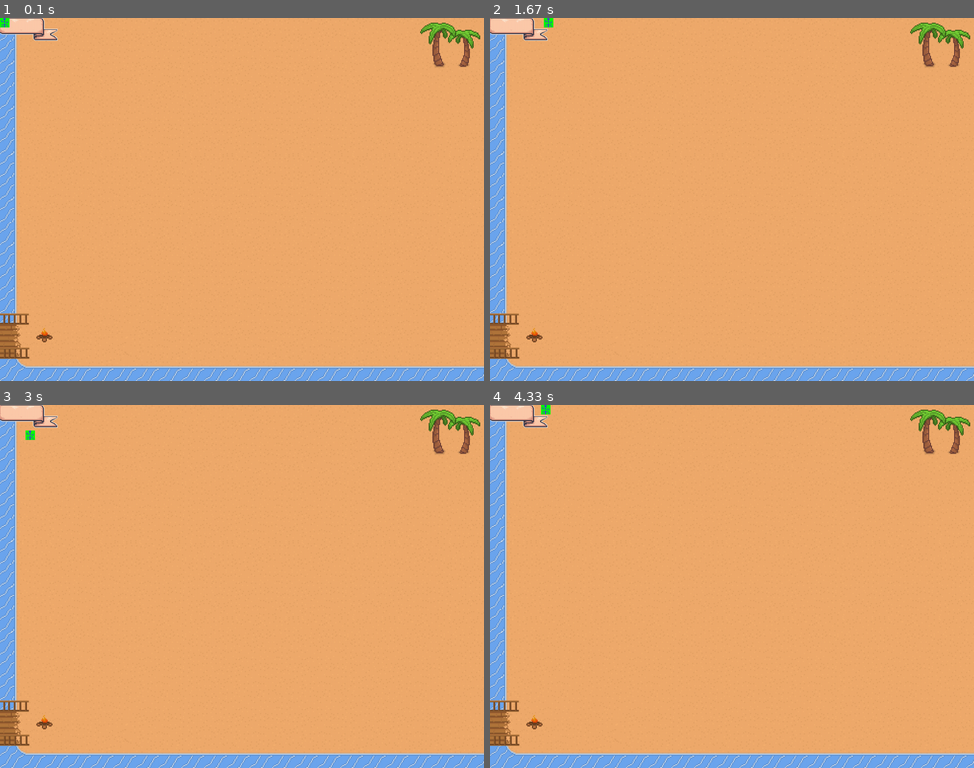
Above: before the commit, frames 1-4 (two rows, left to right).
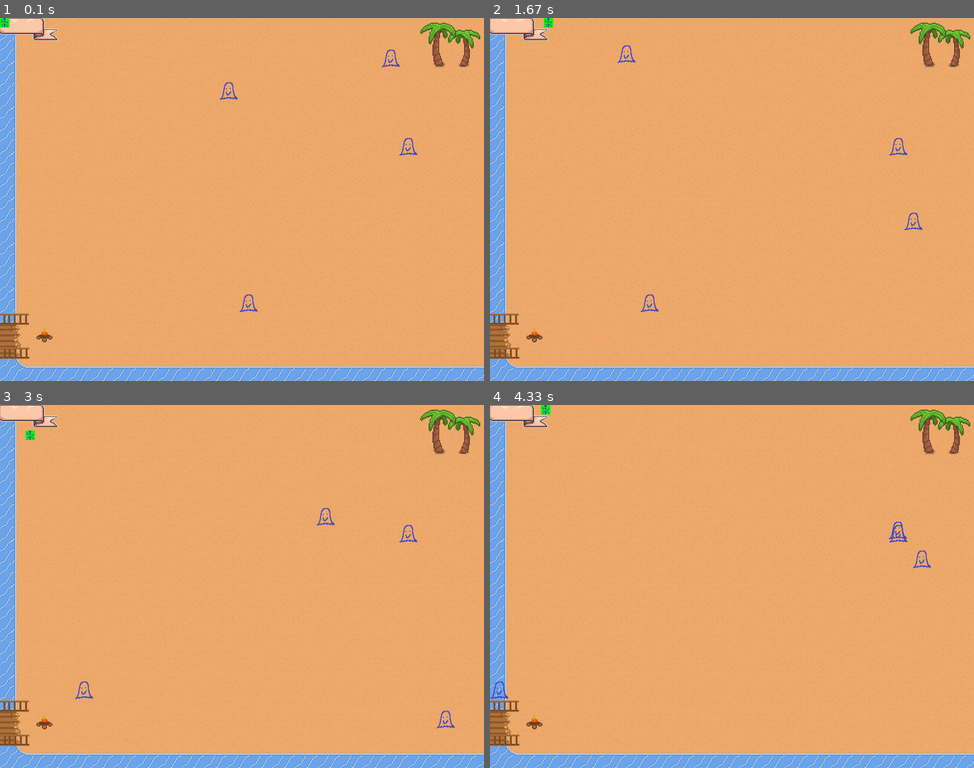
Above: after the commit, the same moments.

Repository: Justinalovado/my_pygame
Game: pygame game, started from main.py
Same seed, same stepped clock (60 frames per second), same inputs: the game is played once before the commit and once after it.
Inputs:
- Up to frame 1 (0.1 s): no input
- Up to frame 2 (1.67 s): tap Enter at 0.33 s; hold D 0.67-1.13 s; hold W 1.17-1.47 s; hold D from 1.5 s (still down)
- Up to frame 3 (3 s): release D at 1.97 s; hold A 2-2.53 s; hold S 2.57-2.87 s; hold A from 2.9 s (still down)
- Up to frame 4 (4.33 s): release A at 3.3 s; hold W 3.33-3.7 s; hold D from 3.73 s (still down)

The runs differ from the first frame. In frame 1, 0.2% of the frame differs, in the area x 45-87%, y 8-82%; in frame 2, 0.2%; in frame 3, 0.2%, in the area x 15-94%, y 28-90%; in frame 4, 0.2%.

Commit message:
added enemy

Diff:
--- a/Entity.py
+++ b/Entity.py
@@ -1,6 +1,8 @@
+from importlib.resources import is_resource
+from random import randint
 import this
 import pygame
-class player:
+class Player:
     def __init__(self) -> None:
         self.x = 0
         self.y = 0
@@ -36,3 +38,28 @@
         screen_bottom = 768-self.width
         return True if (self.x<0 or self.x>screen_right or
                         self.y<0 or self.y>screen_bottom) else False
+
+
+class Enemy:
+    def __init__(self, x=None, y=None) -> None:
+        self.img = pygame.image.load("img/enemy.png").convert_alpha()
+        self.width = self.img.get_width()
+        self.height = self.img.get_height()
+        self.hitbox = self.img.get_rect()
+        self.x = x if x!=None else randint(0, 1024-self.width)
+        self.y = y if y!=None else randint(0, 768-self.width)
+        self.health = 100
+        self.velocity = (randint(0, 5), randint(0, 5))
+        self.attackPoint = 10
+    def update(self):
+        self.move()
+    def move(self):
+        self.x, self.y = self.x - self.velocity[0], self.y - self.velocity[1]
+        if self.is_outbound():
+            self.velocity = (-self.velocity[0], -self.velocity[1])
+            self.x, self.y = self.x - self.velocity[0], self.y - self.velocity[1]
+    def is_outbound(self):
+        screen_right = 1024-self.width
+        screen_bottom = 768-self.width
+        return True if (self.x<0 or self.x>screen_right or
+                        self.y<0 or self.y>screen_bottom) else False
--- /dev/null
+++ b/Item.py
@@ -0,0 +1,3 @@
+class weapon:
+    def __init__(self) -> None:
+        self.color = (0, 0, 255)
--- a/main.py
+++ b/main.py
@@ -1,14 +1,20 @@
+from cgi import print_arguments
+from random import randint
+from secrets import randbelow
 from sys import exit
 import pygame
-from Entity import player
+from Entity import Enemy, Player
 
-flag = 1
+
 pygame.init()
 clock = pygame.time.Clock()
 background = pygame.image.load("img/background1.png")
 screen = pygame.display.set_mode((1024,768))
 pygame.display.set_caption("Da game")
-player = player()
+player = Player()
+enemies = []
+for i in range(randint(3,10)):
+    enemies.append(Enemy())
 while True:
     for event in pygame.event.get():
         if event.type == pygame.QUIT:
@@ -21,14 +27,13 @@
             else:
                 pass
     keys_pressed = pygame.key.get_pressed()
+    screen.blit(background, (0,0))
+    for enemy in enemies:
+        enemy.update()
+        screen.blit(enemy.img, (enemy.x, enemy.y))
     if (1 in keys_pressed):
-        player.move(keys_pressed)
-    screen.blit(background, (0,0))
+        player.update(keys_pressed)
     pygame.draw.rect(screen, 'green', player.hitbox)
     screen.blit(player.img, (player.x, player.y))
-
-    if flag:
-        print(type(player.hitbox))
-        flag = 0
     pygame.display.update()
     clock.tick(60)
Binary file added: img/enemy.png
